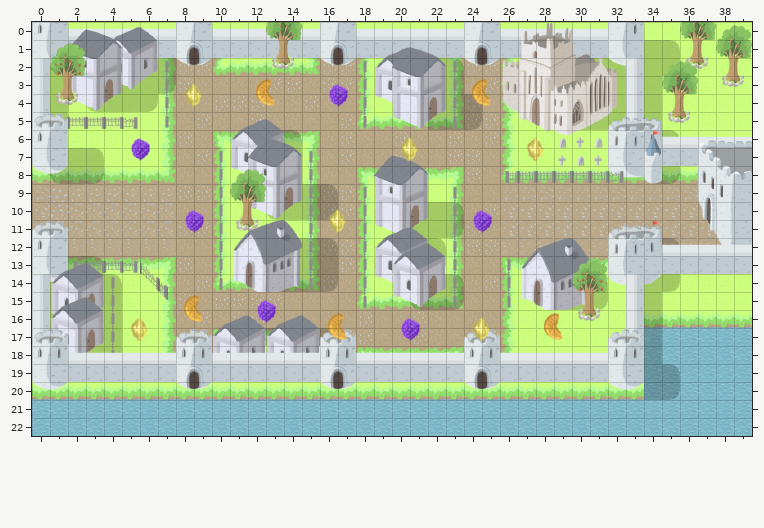
Two states of a Tiled map (JSON), src/assets/level/truffles_level_1.json. That is the earlier state.
Cells are 32x32 px. Shown: x 0..39, y 0..22.
The result:
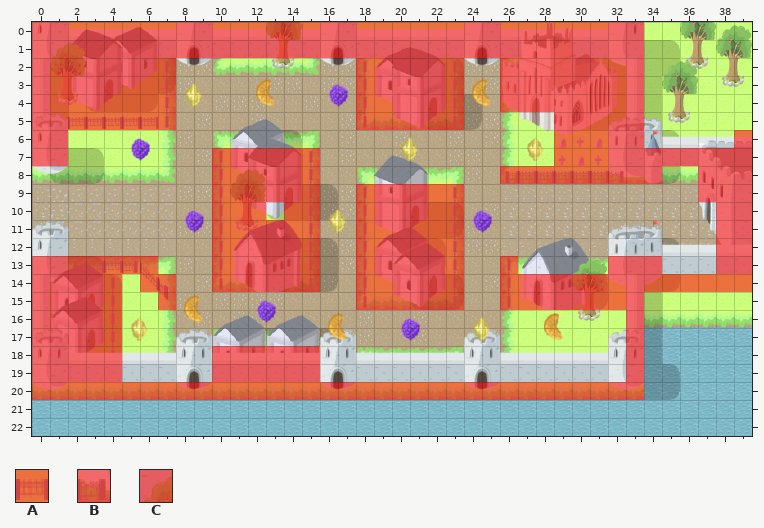
Key: from "truffles_level_1_tileset": A 590, B 591, C 654.
_ is an empty cell.
Tiles of an added or newly shown layer are drawn over the layers below it.
See-through tiles are keyed as they look on the map.
Difference:
Layer "map/buildings/miscellaneous_depth_01":
y 5: x 5..6 B_ -> AA
Layer "collide_depth_02" (now shown):
y 0..1: x 0..33 __________________________________ -> CCCCCCCCCCCCCCCCCCCCCCCCCCCCCCCCCC
y 2..4: x 0..7 ________ -> CCCCCCCC; x 18..23 ______ -> CCCCCC; x 26..33 ________ -> CCCCCCCC
y 5: x 0..7 ________ -> CCCCCCCC; x 18..23 ______ -> CCCCCC; x 29..33 _____ -> CCCCC
y 6: x 0..1 __ -> CC; x 29..33 _____ -> CCCCC; x 39 _ -> C
y 7: x 0..1 __ -> CC; x 10..15 ______ -> CCCCCC; x 29..39 ___________ -> CCCCCCCCCCC
y 8: x 10..15 ______ -> CCCCCC; x 26..34 _________ -> CCCCCCCCC; x 37..39 ___ -> CCC
y 9: x 10..15 ______ -> CCCCCC; x 18..23 ______ -> CCCCCC; x 37..39 ___ -> CCC
y 10: x 10..12 ___ -> CCC; x 14..15 __ -> CC; x 18..23 ______ -> CCCCCC; x 38..39 __ -> CC
y 11..12: x 10..15 ______ -> CCCCCC; x 18..23 ______ -> CCCCCC; x 38..39 __ -> CC
y 13: x 0..6 _______ -> CCCCCCC; x 10..15 ______ -> CCCCCC; x 18..23 ______ -> CCCCCC; x 26 _ -> C; x 32..34 ___ -> CCC; x 38..39 __ -> CC
y 14: x 0..4 _____ -> CCCCC; x 6..7 __ -> CC; x 10..15 ______ -> CCCCCC; x 18..23 ______ -> CCCCCC; x 26..39 ______________ -> CCCCCCCCCCCCCC
y 15: x 0..4 _____ -> CCCCC; x 7 _ -> C; x 18..23 ______ -> CCCCCC; x 26..33 ________ -> CCCCCCCC
y 16..17: x 0..4 _____ -> CCCCC; x 33 _ -> C
y 18..19: x 0..4 _____ -> CCCCC; x 10..15 ______ -> CCCCCC; x 33 _ -> C
y 20: x 0..33 __________________________________ -> CCCCCCCCCCCCCCCCCCCCCCCCCCCCCCCCCC
Where, in picture pixels (left, top, right, bottom), the same in both pictures:
changed: (32, 22, 752, 400)
